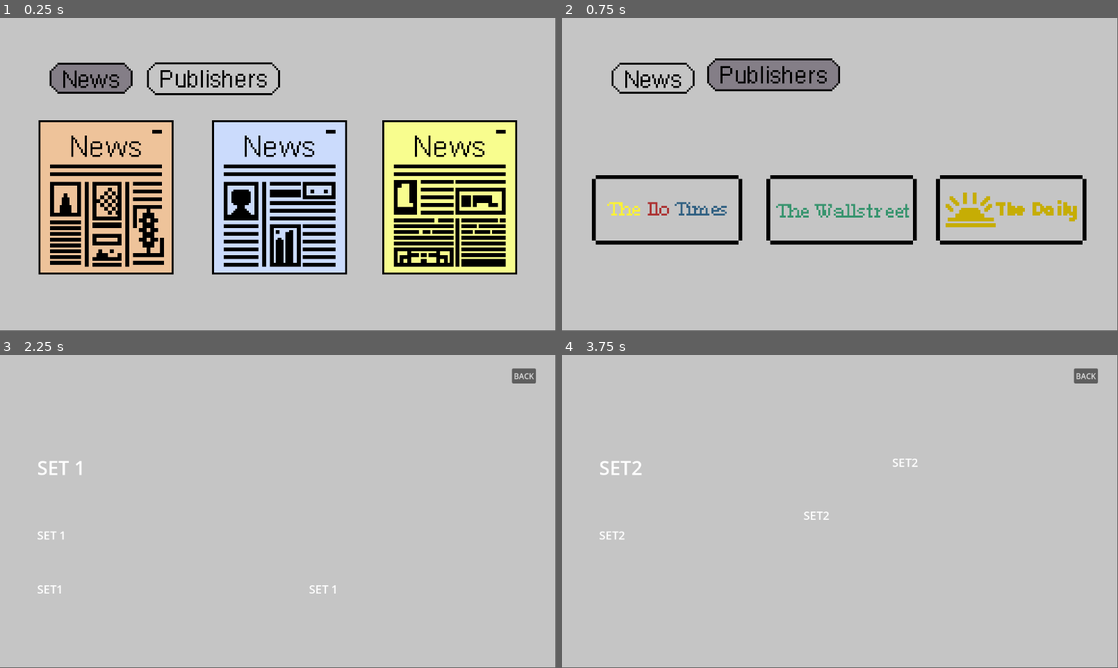
Above: before the commit, frames 1-4 (two rows, left to right).
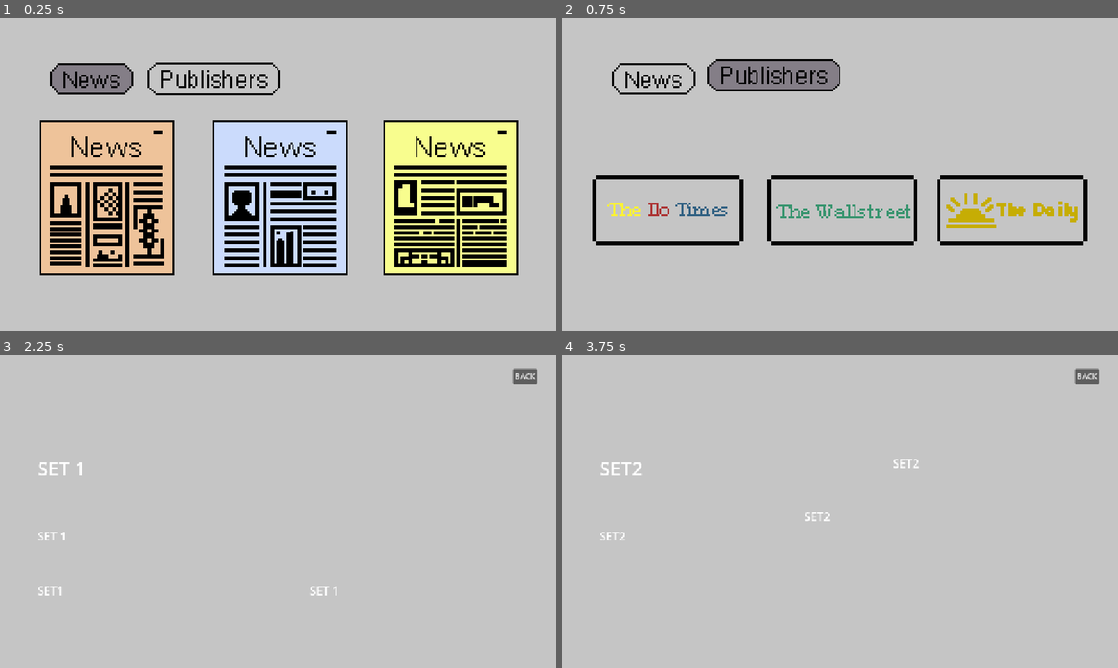
Above: after the commit, the same moments.

Repository: Huenyeon/Game-on
Game: Godot game, scene res://scene/inside_desktop.tscn
Same seed, same stepped clock (60 frames per second), same inputs: the game is played once before the commit and once after it. This scene is started directly instead of the project's main scene.
Inputs (mouse positions are in pixels of both pictures, inside the frame that each line leads up to):
- Up to frame 1 (0.25 s): no input
- Up to frame 2 (0.75 s): click (773, 74) at 0.5 s
- Up to frame 3 (2.25 s): click (94, 405) at 1.25 s; click (116, 539) at 2 s
- Up to frame 4 (3.75 s): click "BACK" at 2.75 s; click (840, 530) at 3.5 s
In our replay, the window is 799x449 before the commit and 800x450 after it. These sizes can differ from the game's own. Grey fills any space a smaller window leaves; there, only what the larger window draws over its background counts as a difference.

The runs differ from the first frame. In frame 1, 8.3% of the frame differs, in the area x 6-94%, y 14-83%; in frame 2, 2.9%; in frame 3, 0.3%; in frame 4, 0.4%.

Commit message:
fixed cursor

Diff:
--- a/game_scene.gd
+++ b/game_scene.gd
@@ -42,6 +42,8 @@
 
 func _on_area_2d_input_event(viewport: Node, event: InputEvent, shape_idx: int) -> void:
 	if event is InputEventMouseButton and event.pressed:
+		# Play cursor effect
+		GlobalCursorManager.play_press_effect()
 		paper_open = true
 		paper.visible = true
 		student_paper.visible = false
@@ -60,6 +62,7 @@
 		var paper_rect = Rect2(top_left, tex_size)
 
 		if not paper_rect.has_point(mouse_pos):
+			# Don't play cursor effect here - this was causing it to play everywhere
 			paper_open = false
 			paper.visible = false
 			student_paper.visible = true
--- a/menu.gd
+++ b/menu.gd
@@ -1,8 +1,20 @@
 extends Node2D
 
 func _on_start_pressed() -> void:
+	# Play cursor effect
+	GlobalCursorManager.play_press_effect()
+	# Wait for effect to complete before changing scene
+	await GlobalCursorManager.is_effect_playing()
+	while GlobalCursorManager.is_effect_playing():
+		await get_tree().process_frame
 	get_tree().change_scene_to_file("res://scene/game_scene.tscn")
 
 
 func _on_quit_pressed() -> void:
+	# Play cursor effect
+	GlobalCursorManager.play_press_effect()
+	# Wait for effect to complete before quitting
+	await GlobalCursorManager.is_effect_playing()
+	while GlobalCursorManager.is_effect_playing():
+		await get_tree().process_frame
 	get_tree().quit()
--- a/project.godot
+++ b/project.godot
@@ -12,8 +12,17 @@
 
 config/name="game on"
 run/main_scene="res://scene/menu.tscn"
-config/features=PackedStringArray("4.3", "GL Compatibility")
+config/features=PackedStringArray("4.4", "GL Compatibility")
 config/icon="res://icon.svg"
+
+[autoload]
+
+GlobalCursorManager="*res://scripts/autoload_cursor_manager.gd"
+
+[display]
+
+window/stretch/mode="canvas_items"
+mouse_cursor/custom_image="uid://vtcq5lvk1t1u"
 
 [rendering]
 
--- a/scene/inside_desktop.tscn
+++ b/scene/inside_desktop.tscn
@@ -56,6 +56,7 @@
 offset_bottom = -624.0
 
 [node name="TextureButton" type="TextureButton" parent="PublishersContent"]
+layout_mode = 0
 offset_left = 969.0
 offset_top = 870.0
 offset_right = 1069.0
@@ -65,6 +66,7 @@
 metadata/_edit_group_ = true
 
 [node name="TextureButton2" type="TextureButton" parent="PublishersContent"]
+layout_mode = 0
 offset_left = 609.0
 offset_top = 870.0
 offset_right = 709.0
@@ -74,6 +76,7 @@
 metadata/_edit_group_ = true
 
 [node name="TextureButton3" type="TextureButton" parent="PublishersContent"]
+layout_mode = 0
 offset_left = 247.0
 offset_top = 870.0
 offset_right = 347.0
@@ -102,6 +105,7 @@
 metadata/_edit_group_ = true
 
 [node name="TextureButton2" type="TextureButton" parent="NewsContent"]
+layout_mode = 0
 offset_left = 412.0
 offset_top = 313.0
 offset_right = 512.0
@@ -111,6 +115,7 @@
 metadata/_edit_group_ = true
 
 [node name="TextureButton3" type="TextureButton" parent="NewsContent"]
+layout_mode = 0
 offset_left = 765.0
 offset_top = 313.0
 offset_right = 865.0
--- /dev/null
+++ b/scripts/autoload_cursor_manager.gd
@@ -0,0 +1,72 @@
+extends Node
+
+# Cursor textures
+var cursor_textures = {
+	"cursor1": preload("res://assets/Cursors/Cursor1.png"),
+	"cursor2": preload("res://assets/Cursors/Cursor2.png"),
+	"cursor3": preload("res://assets/Cursors/Cursor3.png"),
+	"cursor4": preload("res://assets/Cursors/Cursor4.png"),
+	"cursor5": preload("res://assets/Cursors/Cursor5.png")
+}
+
+# Animation settings
+var animation_speed = 0.05  # Time between each cursor frame
+var is_playing_effect = false
+# Removed cooldown restrictions - effect will play on every click
+
+# Current cursor state
+var current_cursor = "cursor1"
+
+func _ready():
+	# Set initial cursor
+	set_cursor("cursor1")
+	# Enable global input handling to catch every click
+	set_process_input(true)
+
+func _input(event):
+	# Catch EVERY mouse click anywhere on the screen
+	if event is InputEventMouseButton and event.pressed:
+		# Play cursor effect on every single click
+		play_press_effect()
+
+# Function to set cursor
+func set_cursor(cursor_name: String):
+	if cursor_name in cursor_textures:
+		current_cursor = cursor_name
+		Input.set_custom_mouse_cursor(cursor_textures[cursor_name])
+
+# Function to play the press effect animation
+func play_press_effect():
+	if is_playing_effect:
+		return  # Don't start if already playing
+
+	is_playing_effect = true
+
+	# Play the sequence: Cursor2 -> Cursor3 -> Cursor4 -> back to Cursor1
+	await get_tree().create_timer(animation_speed).timeout
+	set_cursor("cursor2")
+
+	await get_tree().create_timer(animation_speed).timeout
+	set_cursor("cursor3")
+
+	await get_tree().create_timer(animation_speed).timeout
+	set_cursor("cursor4")
+
+	await get_tree().create_timer(animation_speed).timeout
+	set_cursor("cursor1")
+
+	is_playing_effect = false
+
+# Function to play the press effect animation only when explicitly requested
+func play_press_effect_on_interaction():
+	# Only play if not already playing and if this is a meaningful interaction
+	if not is_playing_effect:
+		play_press_effect()
+
+# Function to check if effect is currently playing
+func is_effect_playing() -> bool:
+	return is_playing_effect
+
+# Function to check if it's okay to play the effect (not on cooldown)
+func can_play_effect() -> bool:
+	return not is_playing_effect
--- a/scripts/desktop.gd
+++ b/scripts/desktop.gd
@@ -1,7 +1,23 @@
 extends Control
 func _on_desktop_clicked(event):
+	# Only handle left mouse button presses
 	if event is InputEventMouseButton and event.pressed and event.button_index == MOUSE_BUTTON_LEFT:
-		get_tree().change_scene_to_file("res://scene/inside_desktop.tscn")
+		# Only play cursor effect if clicking on the actual desktop area
+		# Check if the click is within the desktop bounds
+		var desktop_rect = Rect2(Vector2.ZERO, size)
+		var local_pos = get_local_mouse_position()
+
+		# Only trigger if clicking within the desktop bounds
+		if desktop_rect.has_point(local_pos):
+			# Play cursor effect before changing scene
+			GlobalCursorManager.play_press_effect()
+			# Wait for effect to complete before changing scene
+			await GlobalCursorManager.is_effect_playing()
+			while GlobalCursorManager.is_effect_playing():
+				await get_tree().process_frame
+			get_tree().change_scene_to_file("res://scene/inside_desktop.tscn")
+	# Ignore all other input events - don't trigger cursor effect
+
 
 func _ready():
 	# Show news by default, hide publishers
--- a/scripts/inside_desktop.gd
+++ b/scripts/inside_desktop.gd
@@ -21,6 +21,8 @@
 
 
 func _on_news_button_pressed():
+	# Play cursor effect
+	GlobalCursorManager.play_press_effect()
 	$NewsContent.visible = true
 	$PublishersContent.visible = false
 	$NewsDetails.visible = false
@@ -29,6 +31,8 @@
 
 
 func _on_publisher_button_pressed():
+	# Play cursor effect
+	GlobalCursorManager.play_press_effect()
 	$NewsContent.visible = false
 	$PublishersContent.visible = true
 	$NewsDetails.visible = false
@@ -37,6 +41,8 @@
 
 
 func _on_news_item_pressed(index: int):
+	# Play cursor effect
+	GlobalCursorManager.play_press_effect()
 	$NewsContent.visible = false
 	$NewsDetails.visible = true
 	$PublishersButton.visible = false
@@ -53,6 +59,8 @@
 
 
 func _on_back_button_pressed():
+	# Play cursor effect
+	GlobalCursorManager.play_press_effect()
 	# Hide details, return to news list
 	$NewsDetails.visible = false
 	$NewsContent.visible = true
Not shown, changed: font/OpenSans-VariableFont_wdth,wght.ttf.import
Not shown, added: menu.gd.uid
Not shown, added: scripts/autoload_cursor_manager.gd.uid
Not shown, added: README_CURSOR_SYSTEM.md
